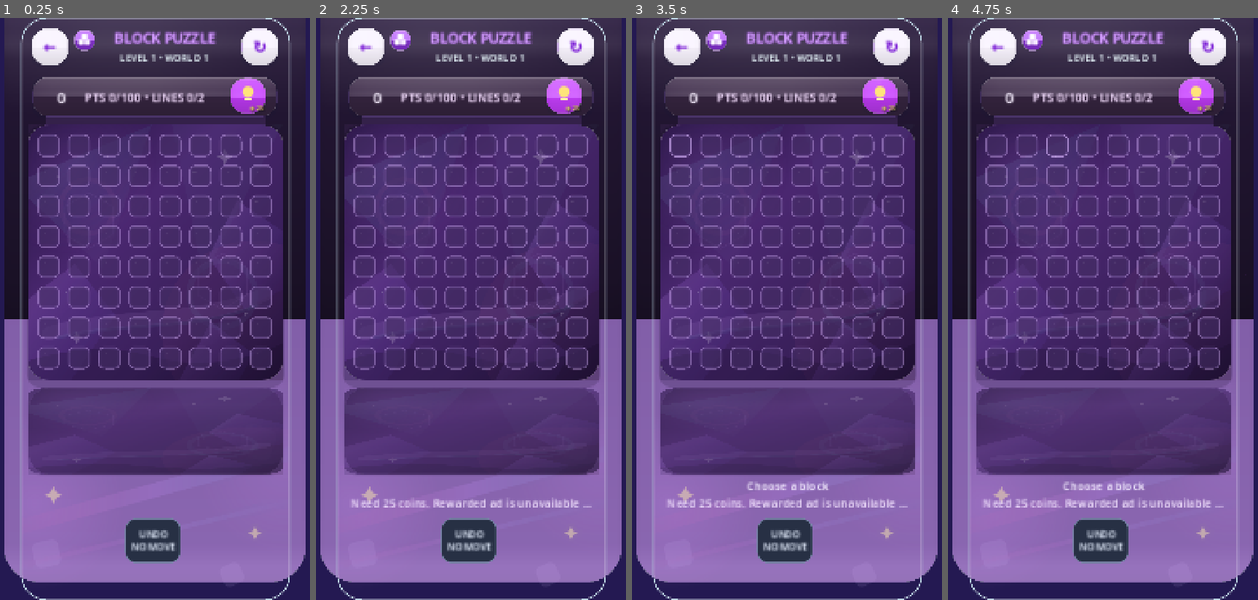
Above: before the commit, frames 1-4 (left to right).
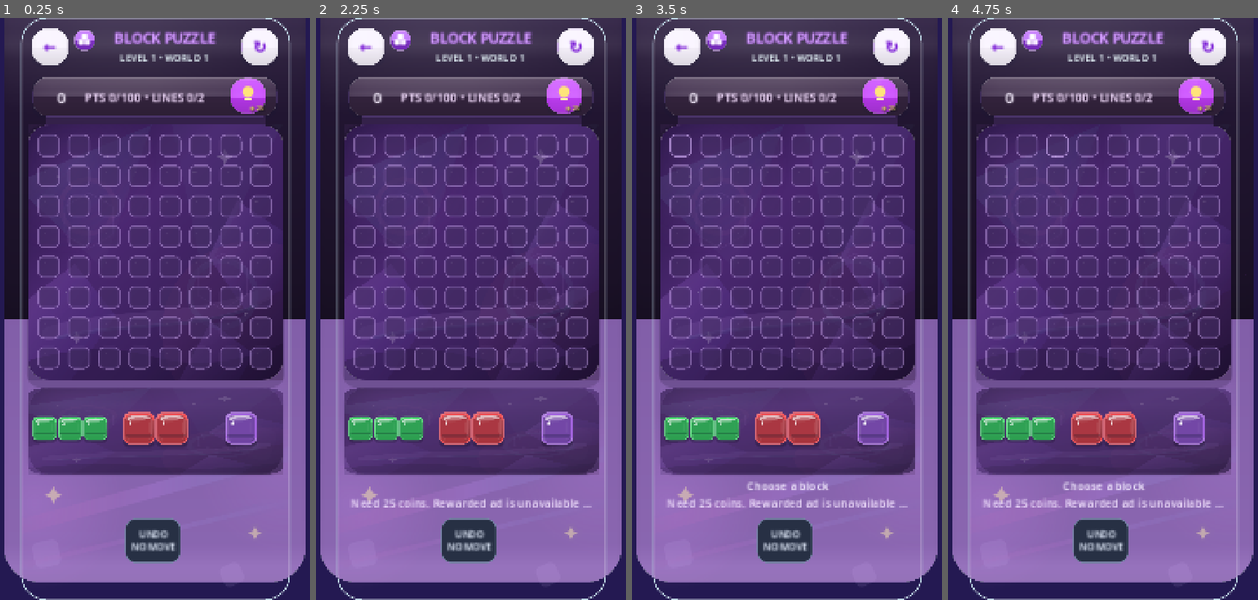
Above: after the commit, the same moments.

Repository: eghosa001/unjam
Game: Godot game, scene res://scenes/BlockPuzzle.tscn
The game is run twice, just before and just after one commit, with the same random seed, the same clock (stepped at 60 frames per second) and the same inputs. This scene is started directly instead of the project's main scene.
Inputs (mouse positions are in pixels of both pictures, inside the frame that each line leads up to):
- Up to frame 1 (0.25 s): no input
- Up to frame 2 (2.25 s): click "←" at 0.5 s; click "↻" at 1.25 s; click "◈25" at 2 s
- Up to frame 3 (3.5 s): click (681, 146) at 2.77 s
- Up to frame 4 (4.75 s): click (1028, 146) at 3.52 s; click (1056, 146) at 4.27 s

The runs differ from the first frame. In frame 1, 2.6% of the frame differs, in the area x 10-83%, y 67-74%; in frame 2, 2.6%; in frame 3, 2.6%; in frame 4, 2.6%.
Error before the commit: Parse Error: Cannot infer the type of "pointer" variable because the value doesn't have a set type. (res://scripts/ui/smooth_block_piece_button.gd:13)

Commit message:
fix(block): type touch pointer explicitly for Godot 4 GDScript compilation

Diff:
--- a/scripts/ui/smooth_block_piece_button.gd
+++ b/scripts/ui/smooth_block_piece_button.gd
@@ -10,7 +10,7 @@
 
 func _gui_input(event: InputEvent) -> void:
 	if event is InputEventScreenTouch:
-		var pointer := get_global_transform_with_canvas() * event.position
+		var pointer: Vector2 = get_global_transform_with_canvas() * event.position
 		if event.pressed:
 			_down_pointer = pointer
 			_drag_distance = 0.0
@@ -18,7 +18,7 @@
 		else:
 			_drag_distance = maxf(_drag_distance,pointer.distance_to(_down_pointer))
 	elif event is InputEventScreenDrag:
-		var pointer := get_global_transform_with_canvas() * event.position
+		var pointer: Vector2 = get_global_transform_with_canvas() * event.position
 		_drag_distance = maxf(_drag_distance,pointer.distance_to(_down_pointer))
 	super._gui_input(event)
 
